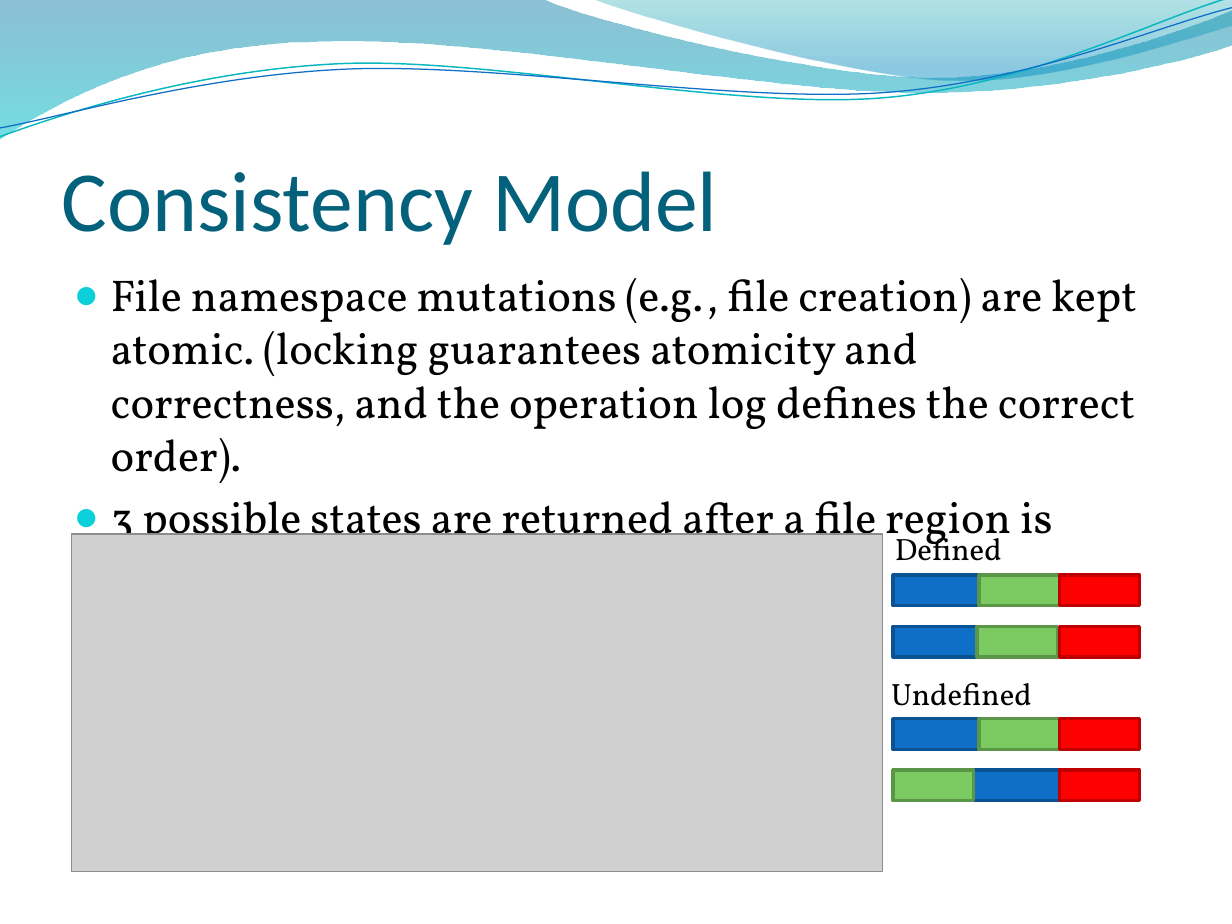
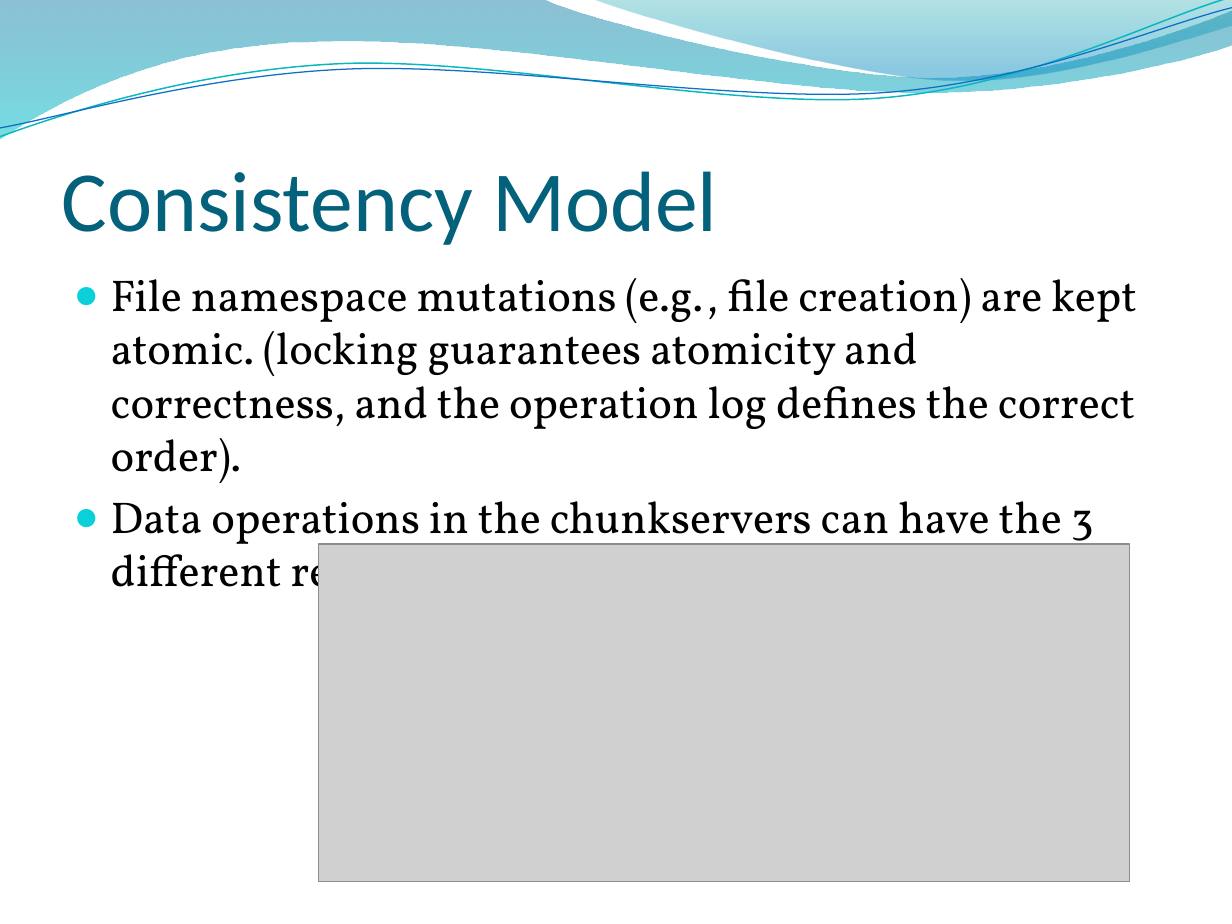
Before and after one commit to edvelezg/unb-os, a slide deck: slide 20 of google-fs/google-fs.pptx (slide 15 before the commit). Drawn at 1232x924 pixels with LibreOffice and Linux fonts; fonts in the diff are those of the drawing; grey boxes stand for pictures; background and template pictures are left out. Boxes give left, top, right and bottom in pixels: in the first picture for what was removed or moved away, otherwise in the second. Text is boxed around its words. In the diff, an @@ line names an element or a change of style, - is before the commit and + after.

```diff
--- a/google-fs/google-fs.pptx
+++ b/google-fs/google-fs.pptx
@@ text at <box>111,501,1111,606</box>: text changed @@
-● 3 possible states are returned after a file region is modified.
+● Data operations in the chunkservers can have the 3 different region states after a file region is modified.
@@ text removed at <box>895,530,1002,574</box> @@
-Defined
@@ picture: place and size @@
-picture at <box>71,533,882,871</box>
+picture at <box>318,545,1129,882</box>
@@ group removed at <box>893,575,1140,657</box>: 6 rectangles @@
@@ text removed at <box>891,683,1032,719</box> @@
-Undefined
@@ group removed at <box>893,718,1140,801</box>: 6 rectangles @@
```
Also in this commit, not shown: 9 other slides changed, 13 slides added, 1 slide removed.
